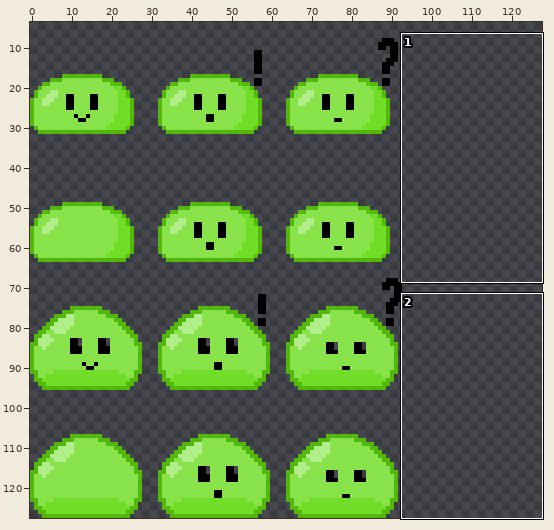
Sprite sheet: Alchemist Dungeon/Assets/NewTextures/Slime_spriteSheet.png. The first picture is a wide view before the edit; the outline marks the close-up.
Close-up. Before the commit:
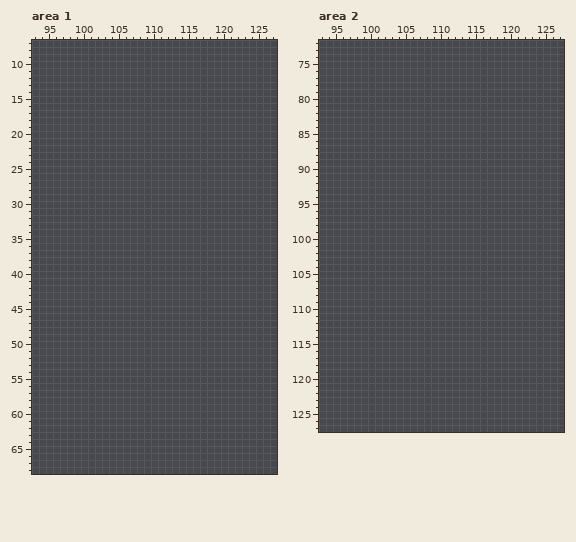
The file is 128x128 pixels. Shown: area 1: x 93..127, y 7..68; area 2: x 93..127, y 72..127. The wide view leaves out empty margins.
And afterwards:
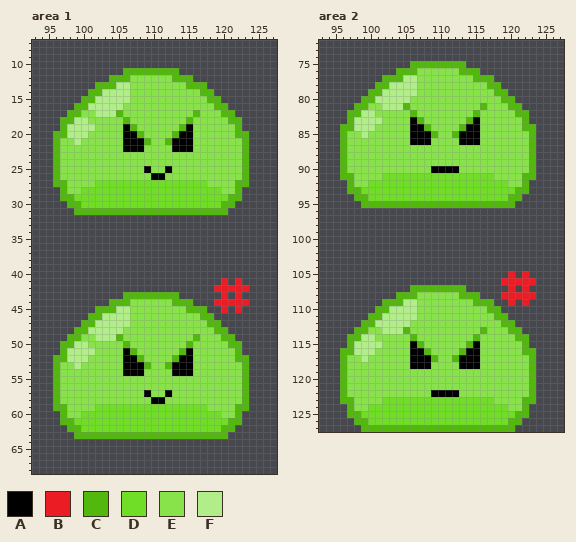
Palette (. is transparent): A #000000  B #ec1c24  C #52b80e  D #70de26  E #88e34a  F #b1ed89
The author wrote: Fixed Game Controller Prefab + new Slimes
The exact change:
--- area 1
@@ x 93..127 @@
 10 ...................................
-11 ...................................
-12 ...................................
-13 ...................................
-14 ...................................
-15 ...................................
-16 ...................................
-17 ...................................
-18 ...................................
-19 ...................................
-20 ...................................
-21 ...................................
-22 ...................................
-23 ...................................
-24 ...................................
-25 ...................................
-26 ...................................
-27 ...................................
-28 ...................................
-29 ...................................
-30 ...................................
-31 ...................................
+11 .............CCCCCCCC..............
+12 ...........CCCEEEEEECCC............
+13 .........CCCFFEEEEEEEECCC..........
+14 ........CCFFFFEEEEEEEEEECC.........
+15 .......CCFFFFFEEEEEEEEEEECC........
+16 ......CCFFFFFEEEEEEEEEEEEECC.......
+17 .....CCEEFFFCEEEEEEEEEECEEECC......
+18 ....CCFFEEEEECEEEEEEEECEEEEECC.....
+19 ....CFFFFEEEEACEEEEEECAEEEEEEC.....
+20 ...CCFFFEEEEEAACEEEECAAEEEEEECC....
+21 ...CEEFEEEEEEAAACEECAAAEEEEEEEC....
+22 ...CEEEEEEEEEAAAEEEEAAAEEEEEEEC....
+23 ...CEEEEEEEEEEEEEEEEEEEEEEEEEEC....
+24 ...CEEEEEEEEEEEEEEEEEEEEEEEEEEC....
+25 ...CEEEEEEEEEEEEAEEAEEEEEEEEEEC....
+26 ...CEEEEEEEEEEEEEAAEEEEEEEEEEEC....
+27 ...CCEEEEDDDDDDDDDDDDDDDDEEEECC....
+28 ....CEEDDDDDDDDDDDDDDDDDDDDEEC.....
+29 ....CCDDDDDDDDDDDDDDDDDDDDDDCC.....
+30 .....CCDDDDDDDDDDDDDDDDDDDDCC......
+31 ......CCCCCCCCCCCCCCCCCCCCCC.......
 32 ...................................
@@ x 93..127 @@
 40 ...................................
-41 ...................................
-42 ...................................
-43 ...................................
-44 ...................................
-45 ...................................
-46 ...................................
-47 ...................................
-48 ...................................
-49 ...................................
-50 ...................................
-51 ...................................
-52 ...................................
-53 ...................................
-54 ...................................
-55 ...................................
-56 ...................................
-57 ...................................
-58 ...................................
-59 ...................................
-60 ...................................
-61 ...................................
-62 ...................................
-63 ...................................
+41 ...........................B.B.....
+42 ..........................BBBBB....
+43 .............CCCCCCCC......B.B.....
+44 ...........CCCEEEEEECCC...BBBBB....
+45 .........CCCFFEEEEEEEECCC..B.B.....
+46 ........CCFFFFEEEEEEEEEECC.........
+47 .......CCFFFFFEEEEEEEEEEECC........
+48 ......CCFFFFFEEEEEEEEEEEEECC.......
+49 .....CCEEFFFCEEEEEEEEEECEEECC......
+50 ....CCFFEEEEECEEEEEEEECEEEEECC.....
+51 ....CFFFFEEEEACEEEEEECAEEEEEEC.....
+52 ...CCFFFEEEEEAACEEEECAAEEEEEECC....
+53 ...CEEFEEEEEEAAACEECAAAEEEEEEEC....
+54 ...CEEEEEEEEEAAAEEEEAAAEEEEEEEC....
+55 ...CEEEEEEEEEEEEEEEEEEEEEEEEEEC....
+56 ...CEEEEEEEEEEEEEEEEEEEEEEEEEEC....
+57 ...CEEEEEEEEEEEEAEEAEEEEEEEEEEC....
+58 ...CEEEEEEEEEEEEEAAEEEEEEEEEEEC....
+59 ...CCEEEEDDDDDDDDDDDDDDDDEEEECC....
+60 ....CEEDDDDDDDDDDDDDDDDDDDDEEC.....
+61 ....CCDDDDDDDDDDDDDDDDDDDDDDCC.....
+62 .....CCDDDDDDDDDDDDDDDDDDDDCC......
+63 ......CCCCCCCCCCCCCCCCCCCCCC.......
 64 ...................................
--- area 2
@@ x 93..127 @@
  74 ...................................
- 75 ...................................
- 76 ...................................
- 77 ...................................
- 78 ...................................
- 79 ...................................
- 80 ...................................
- 81 ...................................
- 82 ...................................
- 83 ...................................
- 84 ...................................
- 85 ...................................
- 86 ...................................
- 87 ...................................
- 88 ...................................
- 89 ...................................
- 90 ...................................
- 91 ...................................
- 92 ...................................
- 93 ...................................
- 94 ...................................
- 95 ...................................
+ 75 .............CCCCCCCC..............
+ 76 ...........CCCEEEEEECCC............
+ 77 .........CCCFFEEEEEEEECCC..........
+ 78 ........CCFFFFEEEEEEEEEECC.........
+ 79 .......CCFFFFFEEEEEEEEEEECC........
+ 80 ......CCFFFFFEEEEEEEEEEEEECC.......
+ 81 .....CCEEFFFCEEEEEEEEEECEEECC......
+ 82 ....CCFFEEEEECEEEEEEEECEEEEECC.....
+ 83 ....CFFFFEEEEACEEEEEECAEEEEEEC.....
+ 84 ...CCFFFEEEEEAACEEEECAAEEEEEECC....
+ 85 ...CEEFEEEEEEAAACEECAAAEEEEEEEC....
+ 86 ...CEEEEEEEEEAAAEEEEAAAEEEEEEEC....
+ 87 ...CEEEEEEEEEEEEEEEEEEEEEEEEEEC....
+ 88 ...CEEEEEEEEEEEEEEEEEEEEEEEEEEC....
+ 89 ...CEEEEEEEEEEEEEEEEEEEEEEEEEEC....
+ 90 ...CEEEEEEEEEEEEAAAAEEEEEEEEEEC....
+ 91 ...CCEEEEDDDDDDDDDDDDDDDDEEEECC....
+ 92 ....CEEDDDDDDDDDDDDDDDDDDDDEEC.....
+ 93 ....CCDDDDDDDDDDDDDDDDDDDDDDCC.....
+ 94 .....CCDDDDDDDDDDDDDDDDDDDDCC......
+ 95 ......CCCCCCCCCCCCCCCCCCCCCC.......
  96 ...................................
@@ x 93..127 @@
 104 ...................................
-105 ...................................
-106 ...................................
-107 ...................................
-108 ...................................
-109 ...................................
-110 ...................................
-111 ...................................
-112 ...................................
-113 ...................................
-114 ...................................
-115 ...................................
-116 ...................................
-117 ...................................
-118 ...................................
-119 ...................................
-120 ...................................
-121 ...................................
-122 ...................................
-123 ...................................
-124 ...................................
-125 ...................................
-126 ...................................
-127 ...................................
+105 ...........................B.B.....
+106 ..........................BBBBB....
+107 .............CCCCCCCC......B.B.....
+108 ...........CCCEEEEEECCC...BBBBB....
+109 .........CCCFFEEEEEEEECCC..B.B.....
+110 ........CCFFFFEEEEEEEEEECC.........
+111 .......CCFFFFFEEEEEEEEEEECC........
+112 ......CCFFFFFEEEEEEEEEEEEECC.......
+113 .....CCEEFFFCEEEEEEEEEECEEECC......
+114 ....CCFFEEEEECEEEEEEEECEEEEECC.....
+115 ....CFFFFEEEEACEEEEEECAEEEEEEC.....
+116 ...CCFFFEEEEEAACEEEECAAEEEEEECC....
+117 ...CEEFEEEEEEAAACEECAAAEEEEEEEC....
+118 ...CEEEEEEEEEAAAEEEEAAAEEEEEEEC....
+119 ...CEEEEEEEEEEEEEEEEEEEEEEEEEEC....
+120 ...CEEEEEEEEEEEEEEEEEEEEEEEEEEC....
+121 ...CEEEEEEEEEEEEEEEEEEEEEEEEEEC....
+122 ...CEEEEEEEEEEEEAAAAEEEEEEEEEEC....
+123 ...CCEEEEDDDDDDDDDDDDDDDDEEEECC....
+124 ....CEEDDDDDDDDDDDDDDDDDDDDEEC.....
+125 ....CCDDDDDDDDDDDDDDDDDDDDDDCC.....
+126 .....CCDDDDDDDDDDDDDDDDDDDDCC......
+127 ......CCCCCCCCCCCCCCCCCCCCCC.......
Changed places in both close-ups, as pixel boxes (x1, y1, x2, y2):
added: (53, 68, 249, 215)
added: (53, 278, 249, 439)
added: (340, 61, 536, 208)
added: (340, 271, 536, 432)
